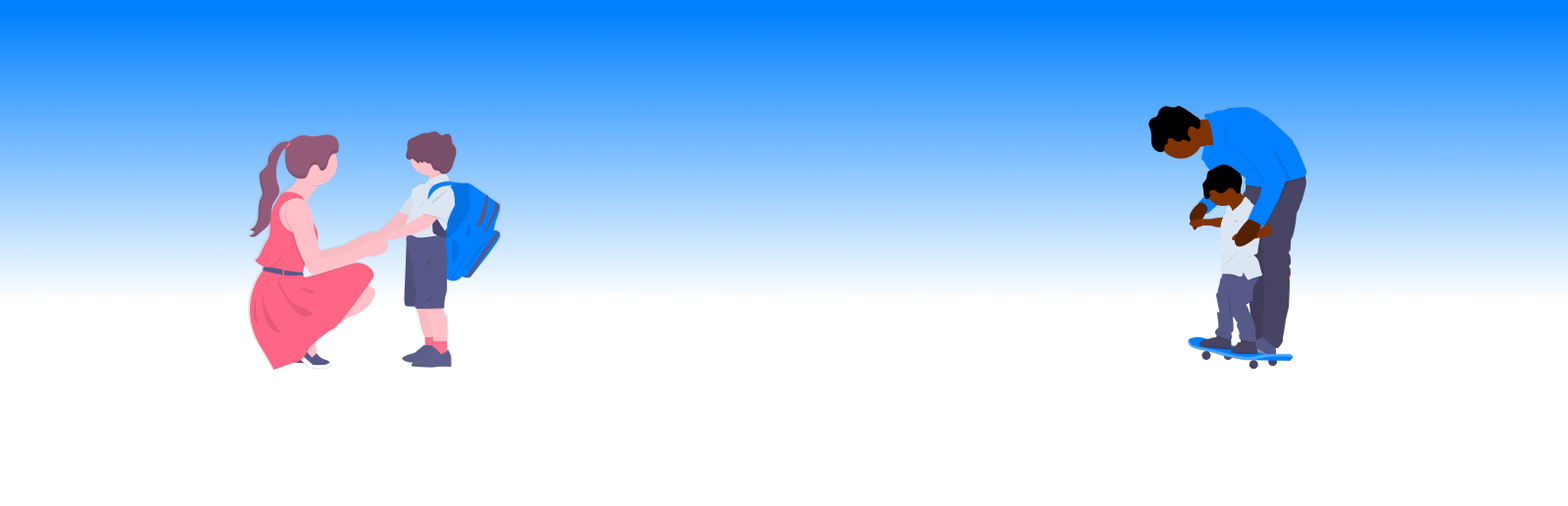
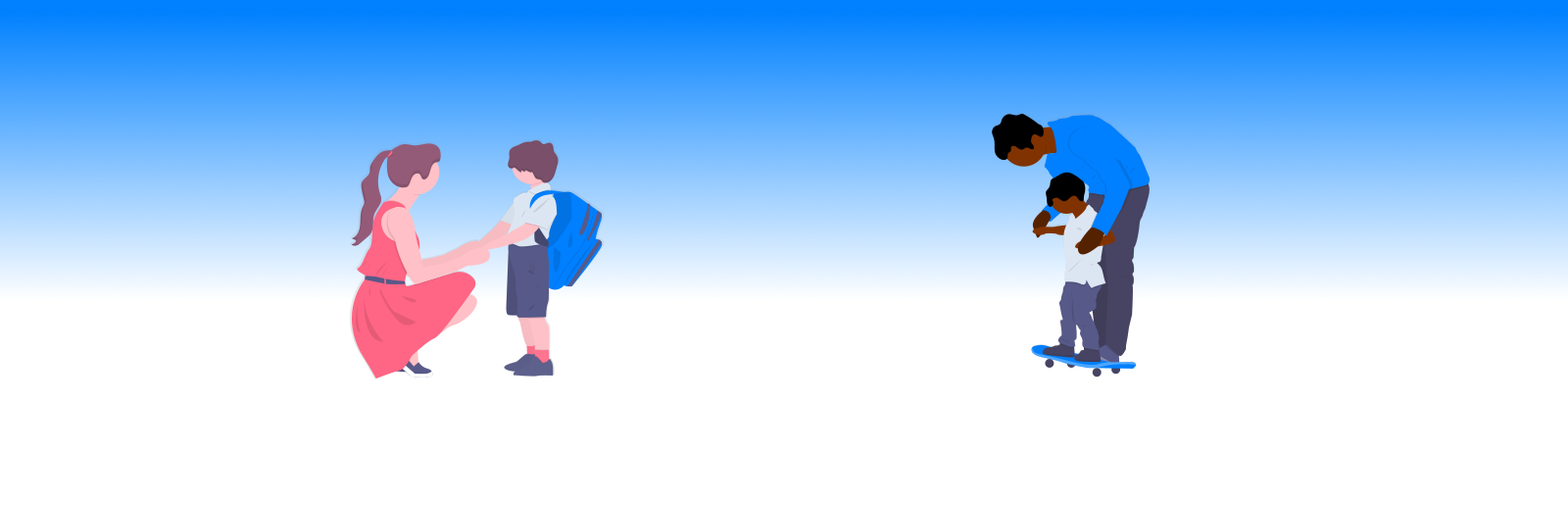
Layer changes from the first w=1568, h=506 image to the second:
painted on "madre" over [246, 129, 605, 380]
painted on "padre" over [991, 102, 1308, 378]
